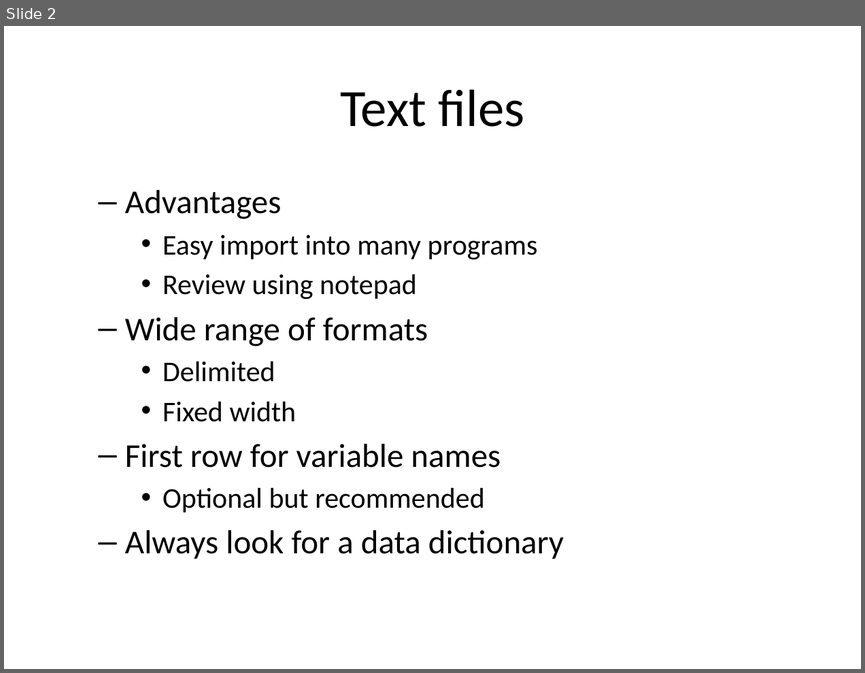
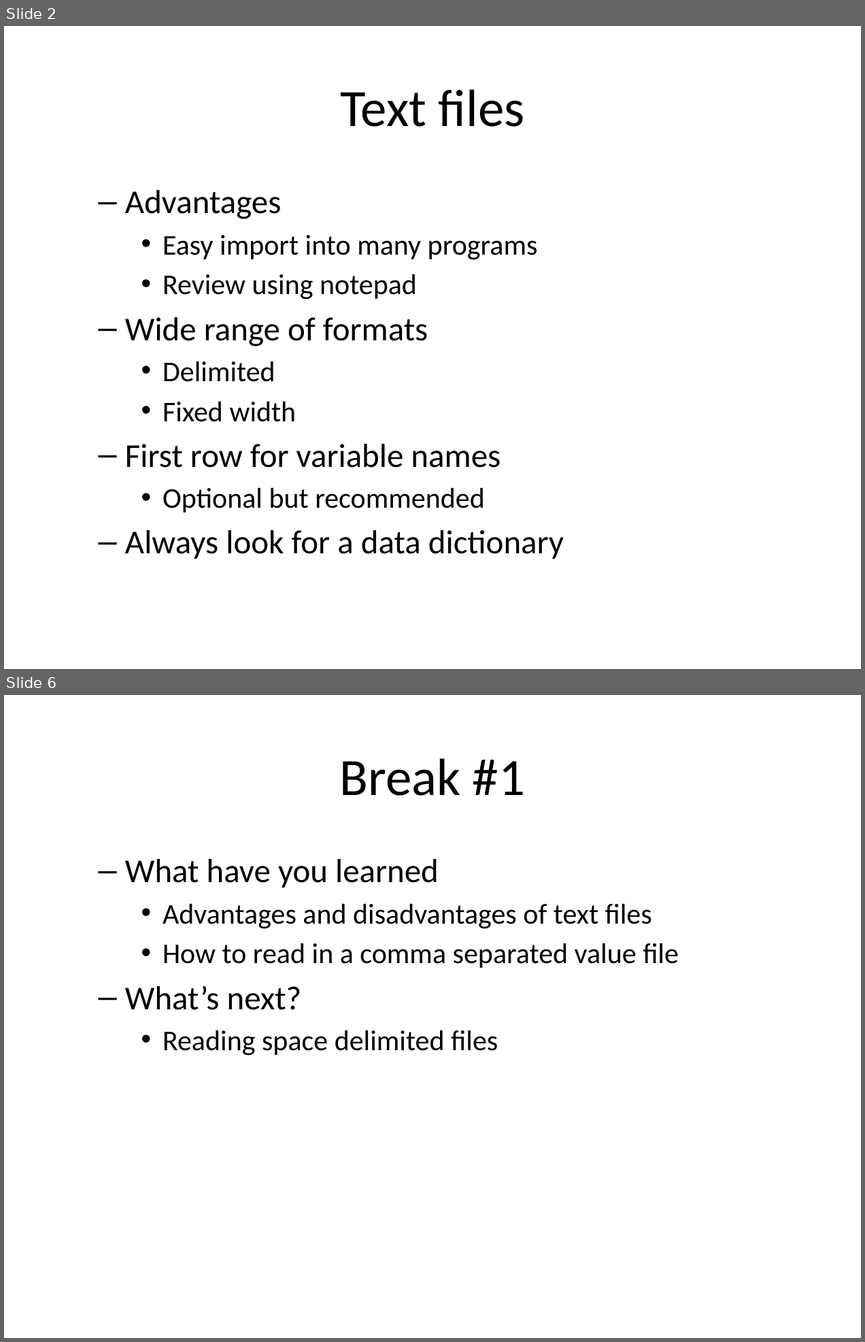
Before and after one commit to pmean/classes, a slide deck: introduction-to-r/src/v03-slides-and-speaker-notes.pptx. Shown one above the other, each under a label of ours: slide 2 before the commit, slides 2 and 6 after it; the slides between them are not shown. The pictures are 865x673 and 865x1342 pixels, drawn with LibreOffice and Linux fonts; fonts in the diff are those of the drawing. Boxes give left, top, right and bottom in pixels: in the first picture for what was removed or moved away, otherwise in the second. Text is boxed around its words. In the diff, an @@ line names an element or a change of style, - is before the commit and + after.

```diff
--- a/introduction-to-r/src/v03-slides-and-speaker-notes.pptx
+++ b/introduction-to-r/src/v03-slides-and-speaker-notes.pptx
@@ slide 6 added at (4,695,861,1338), background #FFFFFF @@
@@ title added at (340,758,525,796), 44 pt, text #000000 @@
+Break #1
@@ text added at (125,859,679,1055), 24 pt, text #000000 @@
+  – What have you learned
+    • Advantages and disadvantages of text files
+    • How to read in a comma separated value file
+  – What’s next?
+    • Reading space delimited files
```
Also in this commit, not shown: 19 slides changed, 6 other slides added, 6 other files.
